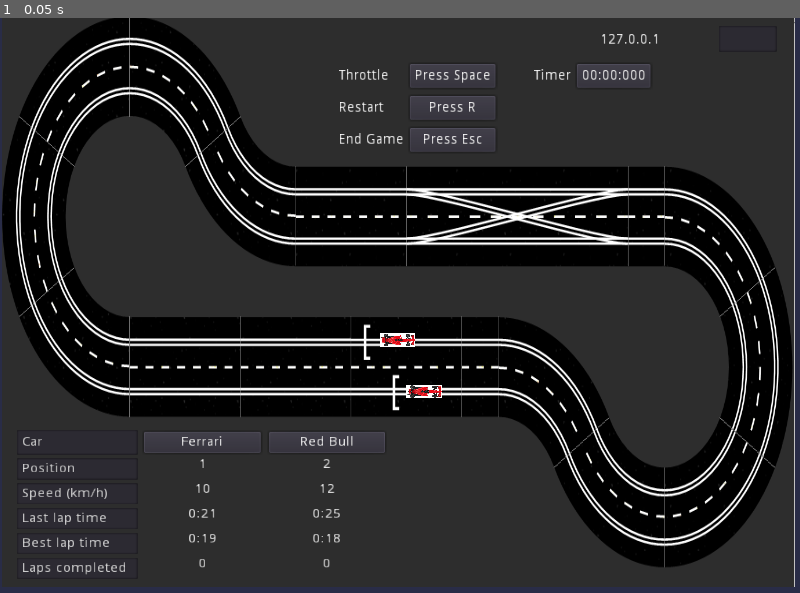
Above: before the commit, frame 1.
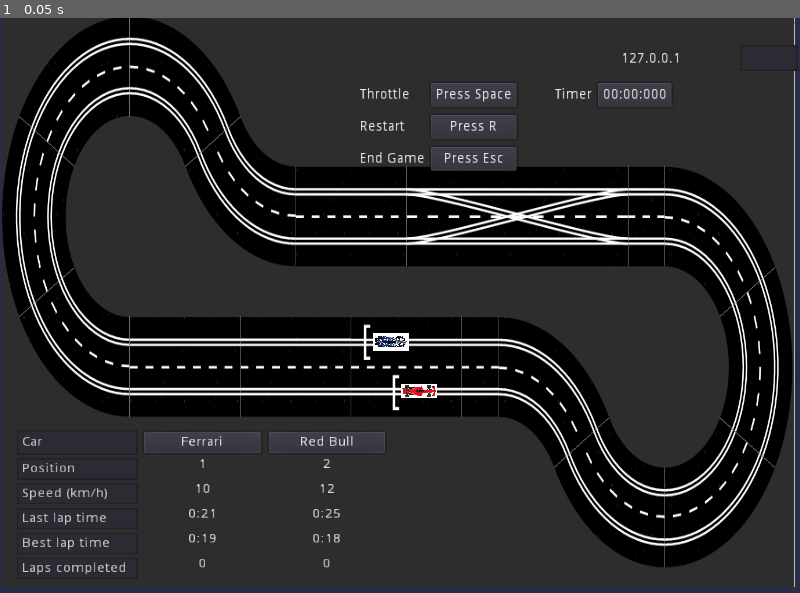
Above: after the commit, the same moment.

Repository: SOG-slotracer/SlotRacer
Game: Godot game, scene res://level.tscn
The game is run twice, just before and just after one commit, with the same random seed, the same clock (stepped at 60 frames per second) and the same inputs.
Inputs:
- Up to frame 1 (0.05 s): no input

The runs differ from the first frame. In frame 1, 2.2% of the frame differs, in the area x 42-100%, y 2-67%.

Commit message:
New update for CPU car

Diff:
--- /dev/null
+++ b/2D Navigation Demo/Character1.gd
@@ -0,0 +1,5 @@
+extends Sprite
+
+# Called when the node enters the scene tree for the first time.
+func _ready():
+	pass
--- a/2D Navigation Demo/level.tscn
+++ b/2D Navigation Demo/level.tscn
@@ -1,10 +1,12 @@
-[gd_scene load_steps=7 format=2]
+[gd_scene load_steps=9 format=2]
 
 [ext_resource path="res://navigation.gd" type="Script" id=1]
 [ext_resource path="res://map.png" type="Texture" id=2]
 [ext_resource path="res://character.png" type="Texture" id=3]
 [ext_resource path="res://ServerIP.gd" type="Script" id=4]
 [ext_resource path="res://Character.gd" type="Script" id=5]
+[ext_resource path="res://car1.png" type="Texture" id=6]
+[ext_resource path="res://Character1.gd" type="Script" id=7]
 
 [sub_resource type="NavigationPolygon" id=1]
 vertices = PoolVector2Array( 604.558, 217.685, 673.704, 216.839, 683.875, 217.131, 677.659, 225.358, 665.793, 225.066,  …(7903 unchanged characters)…
@@ -25,7 +27,7 @@
 texture = ExtResource( 2 )
 
 [node name="playerCar" type="Sprite" parent="."]
-position = Vector2( 419.919, 324.138 )
+position = Vector2( 441.035, 375.086 )
 scale = Vector2( 0.03, 0.03 )
 texture = ExtResource( 3 )
 offset = Vector2( 0, -26 )
@@ -39,10 +41,10 @@
 smoothing_enabled = true
 
 [node name="Control" type="Control" parent="."]
-margin_left = -0.412598
-margin_top = 1.0
-margin_right = 825.587
-margin_bottom = 545.0
+margin_left = 20.5026
+margin_top = 19.5903
+margin_right = 846.502
+margin_bottom = 563.59
 __meta__ = {
 "_edit_use_anchors_": false
 }
@@ -182,9 +184,10 @@
 }
 
 [node name="cpuCar" type="Sprite" parent="."]
-position = Vector2( 446.612, 374.658 )
+position = Vector2( 412.859, 325.083 )
 scale = Vector2( 0.03, 0.03 )
-texture = ExtResource( 3 )
+texture = ExtResource( 6 )
+script = ExtResource( 7 )
 
 [node name="Timer" type="Timer" parent="."]
 
--- a/2D Navigation Demo/navigation.gd
+++ b/2D Navigation Demo/navigation.gd
@@ -9,7 +9,7 @@
 
 var SERVER_IP ="127.0.0.1"
 var PORT = 4242
-var CHARACTER_SPEED = 10000000
+var CHARACTER_SPEED = 1
 
 var ExampleJSON: String = '{"playerCar": {"name": "playerCar", '\
 + '"race_position": 1, "velocity": 12, "last_lap": "undefined", "best_lap": '\
@@ -106,7 +106,7 @@
 
 
 func update_car_classes(data):
-	# print(cars[0].velocity)
+	#print(cars[0].velocity)
 	# car classes should be updated with data in JSON format
 	for car in cars:
 		for variable in car.get_property_list():
Binary file added: 2D Navigation Demo/53964c8930b4f98839b9960987626ad5.png
Not shown, changed: 2D Navigation Demo/53964c8930b4f98839b9960987626ad5.png.import
Binary file added: 2D Navigation Demo/car1.png
Not shown, changed: 2D Navigation Demo/car1.png.import
Binary file added: 2D Navigation Demo/character1.png
Not shown, added: 2D Navigation Demo/character1.png.import
Binary file removed: 2D Navigation Demo/character_old.png
Binary file removed: 2D Navigation Demo/map_1.png
Binary file removed: 2D Navigation Demo/screenshots/navigation.png
Not shown, changed: calculator.py
Not shown, added: logs/godot.log
Not shown, changed: track_logic.py
